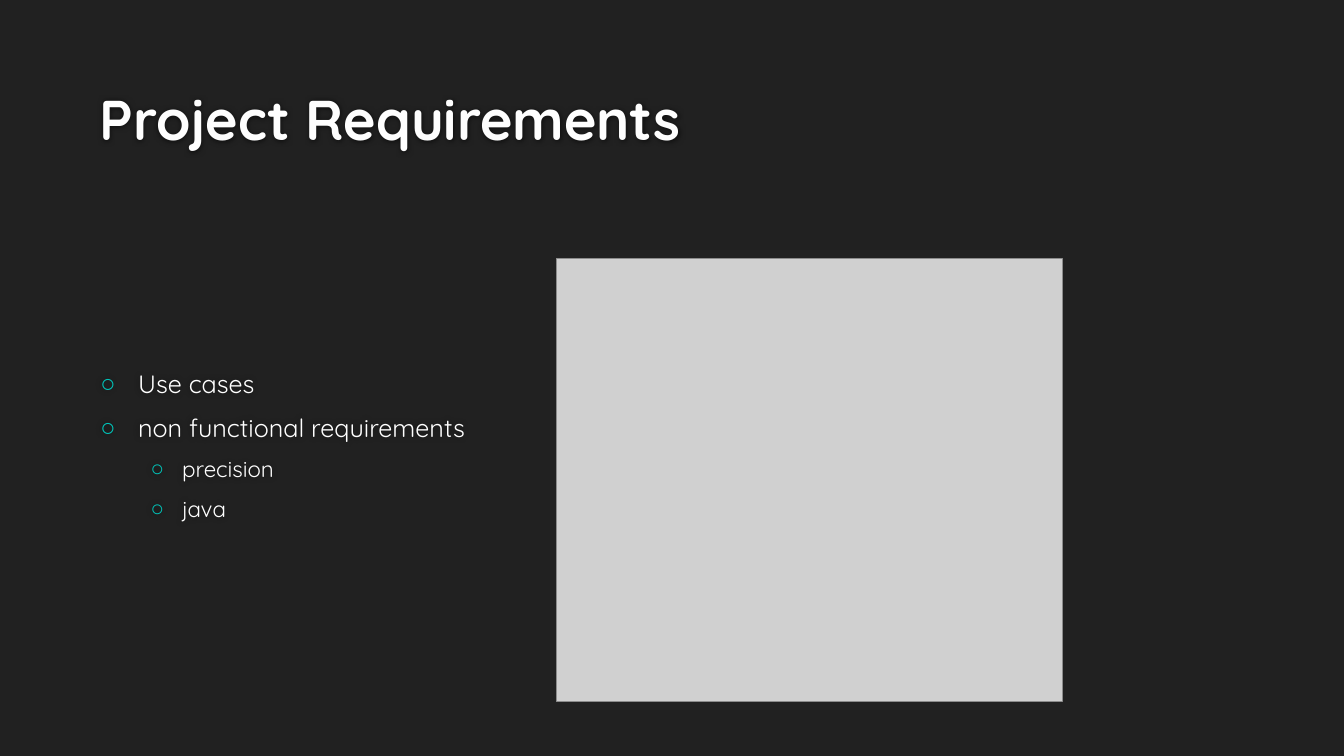
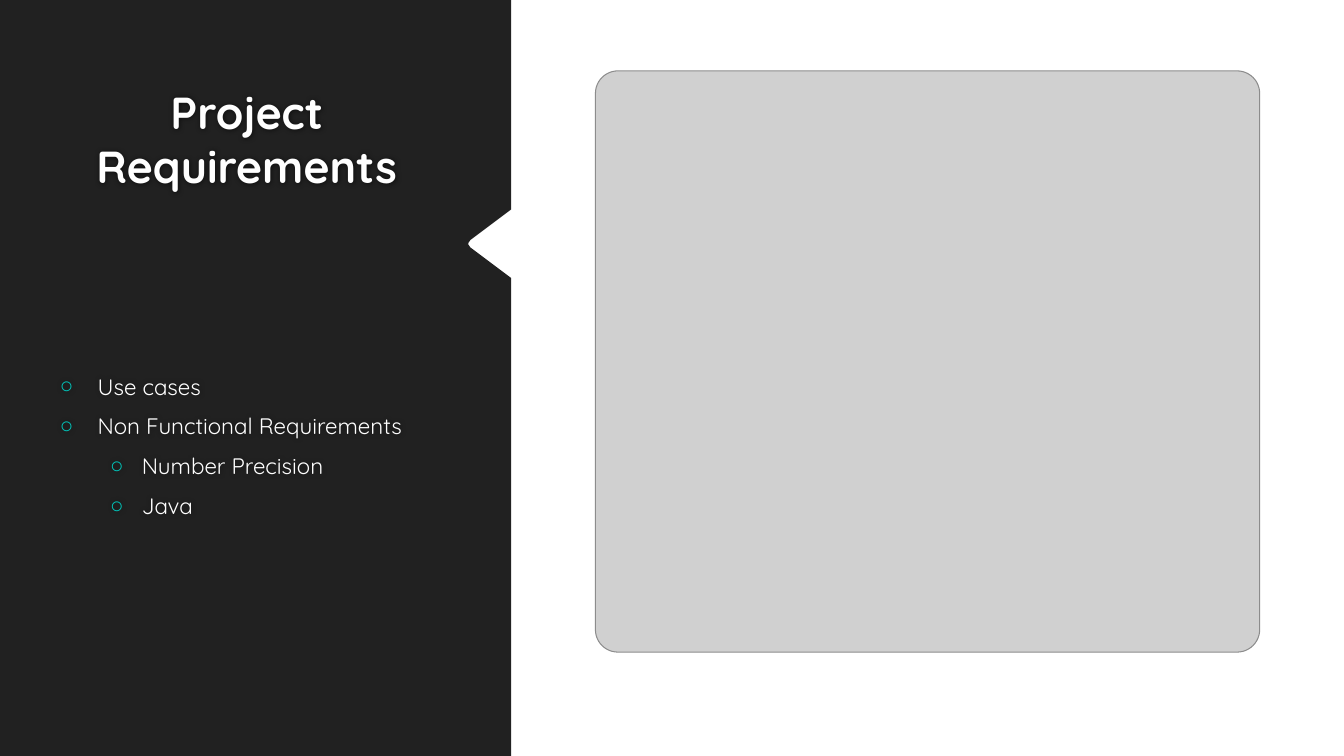
Before and after one commit to Fastwatch/FastWatch361, a slide deck: slide 4 of Artifacts/Presentation/Fastwatch.pptx. Drawn at 1344x756 pixels with LibreOffice and Linux fonts; fonts in the diff are those of the drawing; grey boxes stand for pictures; background and template pictures are left out. Boxes give left, top, right and bottom in pixels: in the first picture for what was removed or moved away, otherwise in the second. Text is boxed around its words. In the diff, an @@ line names an element or a change of style, - is before the commit and + after.

```diff
--- a/Artifacts/Presentation/Fastwatch.pptx
+++ b/Artifacts/Presentation/Fastwatch.pptx
@@ background #212121 to #FFFFFF @@
@@ freeform shape added at [0,0,511,756], fill #212121 @@
@@ title "Project Requirements" at [96,97,397,192]: size 40 to 32 pt, text colour #FEFEFE to #FFFFFF; alignment left to centre @@
@@ picture added at [596,71,1260,652] @@
@@ text "Use cases": place and size @@
-text "Use cases" at [138,375,465,522]
+text "Use cases" at [98,379,402,514]
@@ picture removed at [557,258,1063,702] @@
@@ text at [98,379,201,396]: size 18 to 16 pt in "Use cases" @@
@@ text at [98,417,402,514]: text changed; size 18 to 16 pt @@
-○ non functional requirements
-  ○ precision
-  ○ java
+○ Non Functional Requirements
+  ○ Number Precision
+  ○ Java
```
Also in this commit, not shown: 5 other slides changed, 8 other files.
